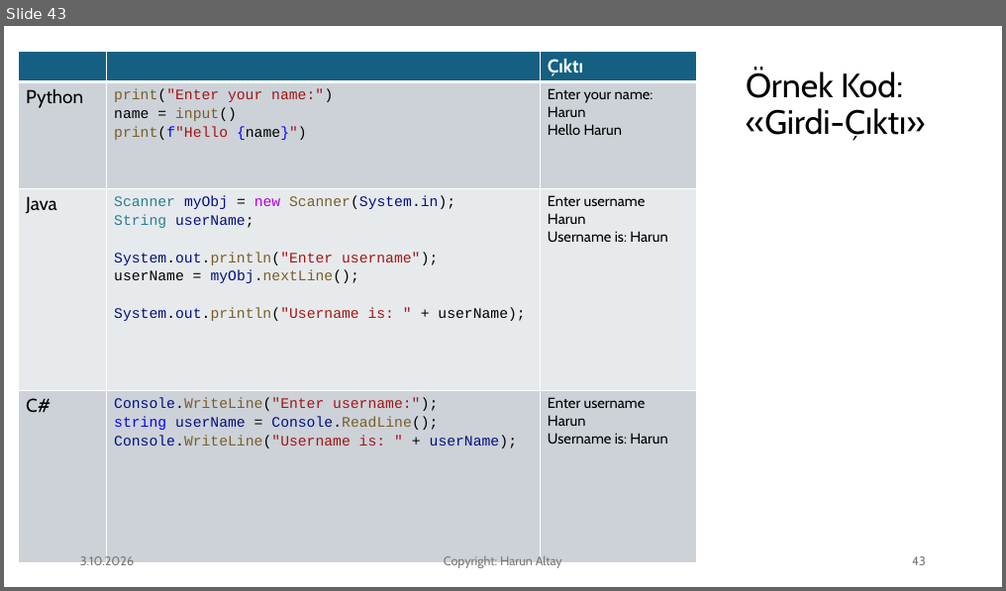
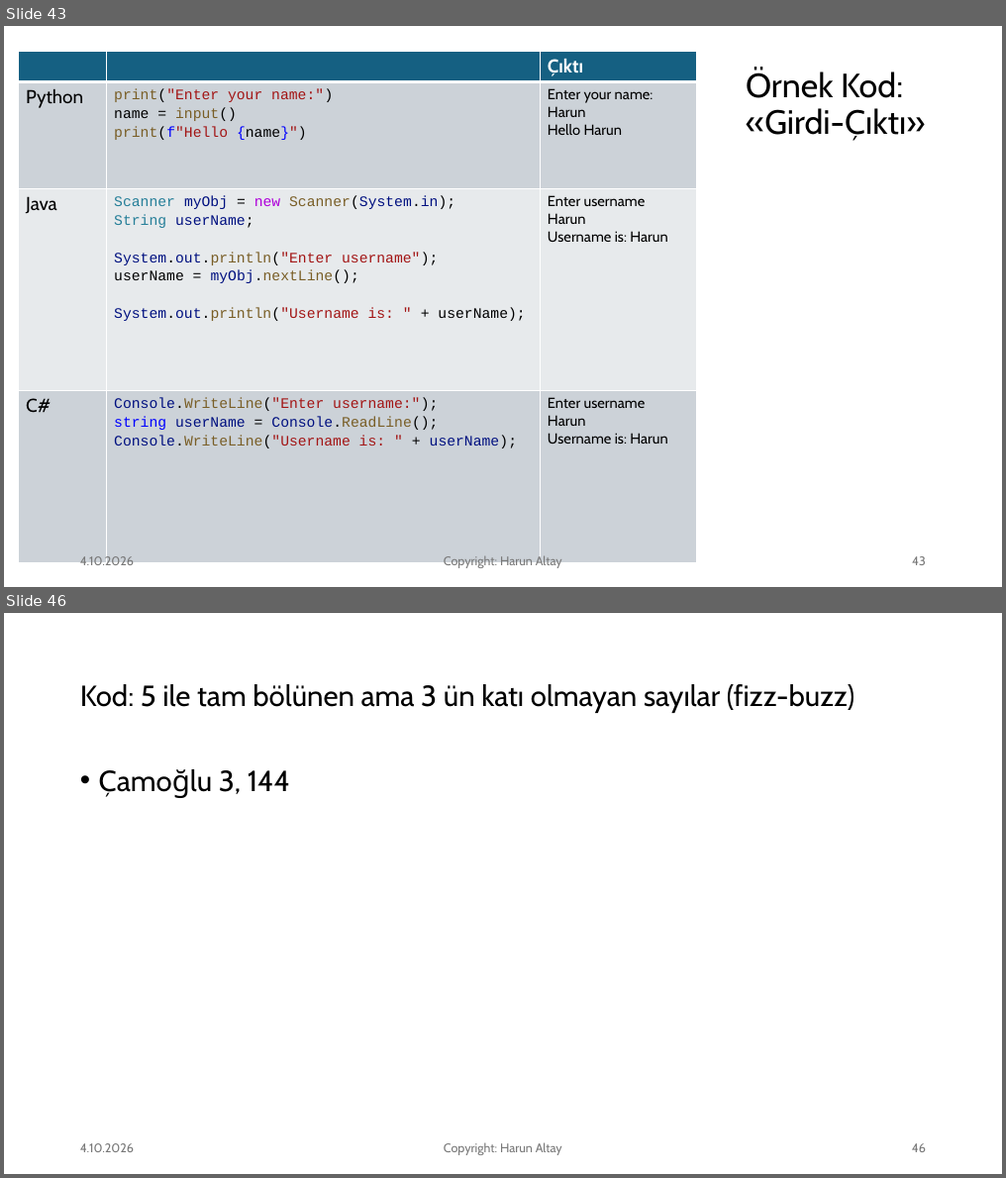
Before and after one commit to harunaltay/harunaltay.github.io, a slide deck: prog-diller/yazilim-sunum/Yazilim-Programlama-Dilleri-Giris.pptx. Shown one above the other, each under a label of ours: slide 43 before the commit, slides 43 and 46 after it; the slides between them are not shown. The pictures are 1006x591 and 1006x1178 pixels, drawn with LibreOffice and Linux fonts; fonts in the diff are those of the drawing. Boxes give left, top, right and bottom in pixels: in the first picture for what was removed or moved away, otherwise in the second. Text is boxed around its words. In the diff, an @@ line names an element or a change of style, - is before the commit and + after.

```diff
--- a/prog-diller/yazilim-sunum/Yazilim-Programlama-Dilleri-Giris.pptx
+++ b/prog-diller/yazilim-sunum/Yazilim-Programlama-Dilleri-Giris.pptx
@@ slide 46 added at (x1=4, y1=613, x2=1002, y2=1174), background #FFFFFF @@
@@ title added at (x1=80, y1=684, x2=855, y2=713), 28 pt, text #000000 @@
+Kod: 5 ile tam bölünen ama 3 ün katı olmayan sayılar (fizz-buzz)
@@ text added at (x1=219, y1=770, x2=290, y2=794), 28 pt, text #000000 @@
+• Çamoğlu 3, 144
@@ text added at (x1=80, y1=1144, x2=134, y2=1153), 12 pt, text #797979 @@
+4.10.2026
@@ text added at (x1=444, y1=1143, x2=562, y2=1156), 12 pt, text #797979 @@
+Copyright: Harun Altay
@@ page number added at (x1=912, y1=1144, x2=926, y2=1153), 12 pt, text #797979 @@
+46
@@ slide 43 changed as well @@
@@ text at (x1=80, y1=555, x2=134, y2=569): text changed @@
-3.10.2026
+4.10.2026
```
Also in this commit, not shown: 45 other slides changed, 9 other slides added, 1 other file.
